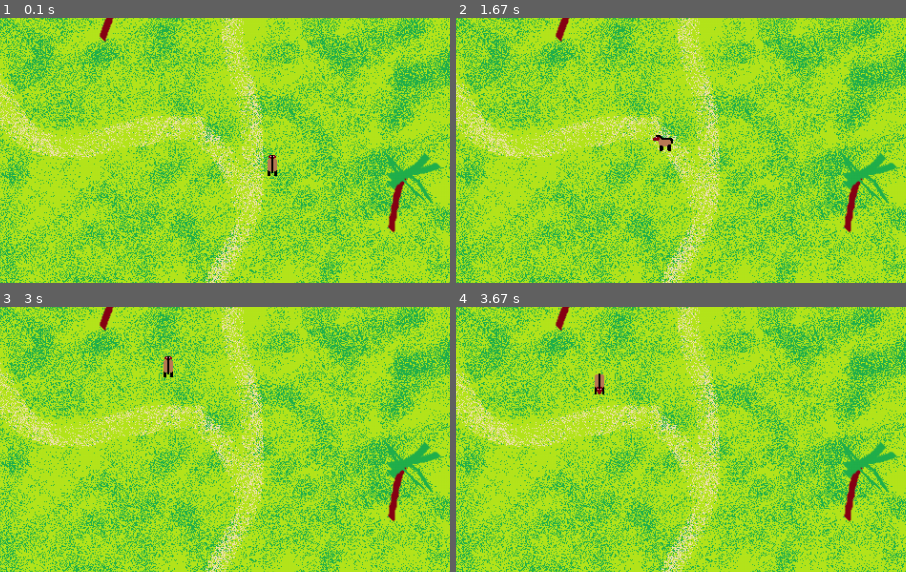
Above: before the commit, frames 1-4 (two rows, left to right).
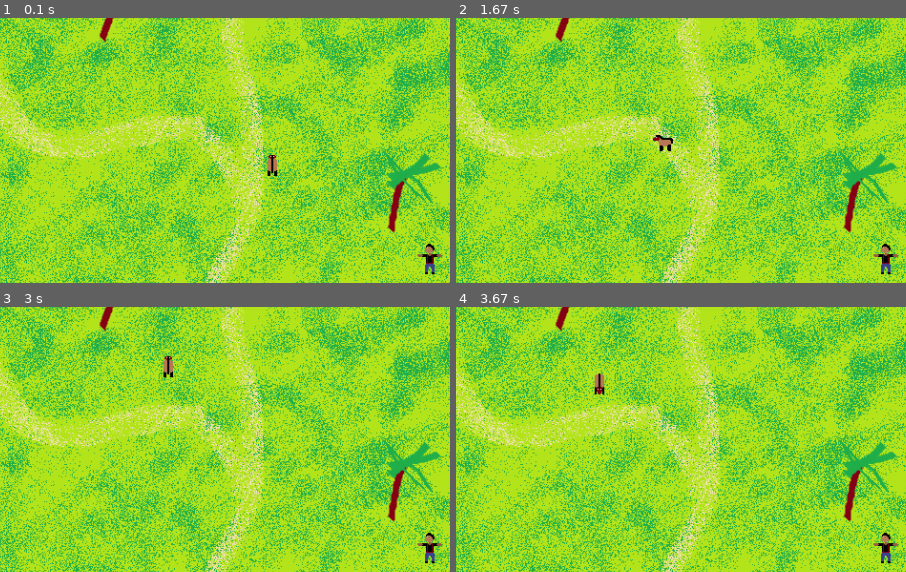
Above: after the commit, the same moments.

Repository: jonoreilly/python
Game: pygame game, started from pygame/AoE/AoE.py
Same seed, same stepped clock (60 frames per second), same inputs: the game is played once before the commit and once after it.
Inputs (mouse positions are % of the whole screen's width and height, from its top left):
- Up to frame 1 (0.1 s): no input
- Up to frame 2 (1.67 s): right-click (19, 35) at 0.38 s
- Up to frame 3 (3 s): right-click (34, 17) at 1.72 s
- Up to frame 4 (3.67 s): right-click (22, 61) at 3.12 s
The pictures show only the part of the screen within x 20-70%, y 24-74%; the shares and areas given below are measured in that part.

The runs differ from the first frame. In frame 1, 0.3% of the frame differs, in the area x 92-99%, y 84-97%; in frame 2, 0.3%; in frame 3, 0.3%; in frame 4, 0.3%.

Commit message:
added enemies, death and mouse anymations

Diff:
--- a/pygame/AoE/AoE.py
+++ b/pygame/AoE/AoE.py
@@ -3,6 +3,8 @@
 import os
 import time
 import math
+
+
 
 
 
@@ -14,71 +16,245 @@
 pygame.display.set_caption("Age of Empires :  Popeye returns")
 clock = pygame.time.Clock()
 
+#all objects
+items = []
+
+class cursor():
+    def __init__(self):
+        self.size = (24,24)
+        self.point = (7,7)
+        self.hand = [[
+            "                        ",
+            "   BB                   ",
+            "  BWWB                  ",
+            " BWWWWB       BB        ",
+            " BWWWWWB     BWWB       ",
+            "  BWWWWWB   BBWWWB      ",
+            "   BWWWWWB BWWBWWWB     ",
+            "    BWWWWWBWWWWWWWB     ",
+            "     BWWWWWBWWWWWWWB    ",
+            "      BWWWWWWWWWWWWB    ",
+            "       BWWWWWWWWWWWWB   ",
+            "      BWBWWWWWWWWWWWB   ",
+            "     BWWWBWWWWWWWWWWB   ",
+            "     BWWWBBWWWWWWWWWWBB ",
+            "     BWWWWWWWWWWWWWWBWWB",
+            "      BWWWWWWWWWWWWBWWB ",
+            "      BWWWWWWWWWWWBWWB  ",
+            "       BBWWWWWWWWBWWB   ",
+            "         BBBWWWWBWWB    ",
+            "            BBWBWWB     ",
+            "              BWWB      ",
+            "              BWB       ",
+            "               B        ",
+            "                        "],[
+            "                        ",
+            "                        ",
+            "                        ",
+            "     BB       BB        ",
+            "    BWWB     BWWB       ",
+            "   BWWWWB   BBWWWB      ",
+            "  BWWWWWWB BWWBWWWB     ",
+            "  BWWBWWWWBWWWWWWWB     ",
+            "   BBBWWWWWBWWWWWWWB    ",
+            "      BWWWWWWWWWWWWB    ",
+            "       BWWWWWWWWWWWWB   ",
+            "      BWBWWWWWWWWWWWB   ",
+            "     BWWWBWWWWWWWWWWB   ",
+            "     BWWWBBWWWWWWWWWWBB ",
+            "     BWWWWWWWWWWWWWWBWWB",
+            "      BWWWWWWWWWWWWBWWB ",
+            "      BWWWWWWWWWWWBWWB  ",
+            "       BBWWWWWWWWBWWB   ",
+            "         BBBWWWWBWWB    ",
+            "            BBWBWWB     ",
+            "              BWWB      ",
+            "              BWB       ",
+            "               B        ",
+            "                        "]]
+
+        self.sword = [[
+            "          B             ",
+            "         BWB            ",
+            "        BWWB            ",
+            "        BWWB            ",
+            "        BWWB            ",
+            "       BWWB    B        ",
+            "       BWWB   BWB       ",
+            "       BWWB   BWB       ",
+            "      BWWB    BWB       ",
+            "      BWWB    BWWB      ",
+            "      BWWB     BWB      ",
+            "     BWWB      BWB BB   ",
+            "     BWWB       BBBBB   ",
+            " BB  BWWB      BBBB     ",
+            " BBBBWWB      BBBBB     ",
+            "  BBBBBB      BB  BB    ",
+            "   BBBBBB         BB    ",
+            "    BBBBBB              ",
+            "   BBB  BB              ",
+            "   BBB                  ",
+            "  BBB                   ",
+            "                        ",
+            "                        ",
+            "                        "],[
+            "                    BB  ",
+            "       B     BB    BB   ",
+            "       BB   BB          ",
+            "            B           ",
+            "            B     BB    ",
+            " BB    B        BBWB    ",
+            "  BB  BBBB     BWWWB    ",
+            "      BWWBB  BBWWWB     ",
+            "      BBWWBBBWWWWWB  BBB",
+            "       BWWWBWWWWWB      ",
+            "       BBWBWWWWWB       ",
+            "  B     BBWWWWWB        ",
+            " BBB   BBWWWWWBB        ",
+            " BBBB BBWWWWBBWBBB      ",
+            "  BBBBBWWWWBBBWWWBB  BB ",
+            "   BBBWWWWB  BBWWWBBBBB ",
+            "   BBBWWWB    BBWWBBBB  ",
+            "  BBBBBWB      BBBBBB   ",
+            " BBBBBBB        BBBBBB  ",
+            "BBBBBBBBBB     BBB BBBB ",
+            "BBBBBB BBB     BB   BBB ",
+            " BBB                    ",
+            "  B                     ",
+            "                        "
+            ]]
+        self.handmask = pygame.cursors.compile(self.hand[0],black="B",white="W",xor="o"), pygame.cursors.compile(self.hand[1],black="B",white="W",xor="o")
+        self.swordmask = pygame.cursors.compile(self.sword[0],black="B",white="W",xor="o"), pygame.cursors.compile(self.sword[1],black="B",white="W",xor="o")
+
+        self.mask = self.handmask
+        self.data,self.maskd = self.mask[0]
+        pygame.mouse.set_cursor(self.size, self.point, self.data, self.maskd)
+
+    def pressed(self):
+        self.data,self.maskd = self.mask[1]
+        pygame.mouse.set_cursor(self.size, self.point, self.data,self.maskd)
+
+    def released(self):
+        self.data,self.maskd = self.mask[0]
+        pygame.mouse.set_cursor(self.size, self.point, self.data,self.maskd)
+
 def refresh():
     pygame.display.flip()
     screen.blit(background,(0,0))
 
 #load image with all 8 directions 0-up 2-right
 class MOB():
-    def __init__(self):
+    def __init__(self, team, pos):
+        items.append(self)
+        self.team = team
         self.images = []
-        for i in range(0,4):
-            self.images.append(pygame.image.load("caballo" + str(i) + ".png"))
-        self.index = 0
+        if self.team == "player":
+            for i in range(0,4):
+                self.images.append(pygame.image.load("caballo" + str(i) + ".png"))
+            self.index = 0
+            self.image = self.images[self.index]
+        else:
+            self.image = pygame.image.load("persona.png")
+        self.speed = 1
+        self.attack = False
+        self.target = None
+        self.direction = [0,1]
+        self.steps = 0
+        self.hitbox = self.image.get_rect()
+        self.death = pygame.image.load("sangre.png")
+        self.pos = pos
+        self.status = "alive"
+
+
+    def skin(self):
         self.image = self.images[self.index]
-        self.pos = [size[0]/2,size[1]/2]
-        self.speed = 1
-        self.steps = 0
-        self.direction = [0,1]
-
+        self.hitbox = self.image.get_rect()
 
     def draw(self):
         screen.blit(self.image,self.pos)
 
     def setdirection(self, direction):
-        diference = [direction[0] - self.pos[0], direction[1] - self.pos[1]]
-        distance = math.sqrt(diference[0]**2 + diference[1]**2)
-        if abs(diference[0]) > abs(diference[1]):
-            if diference[0] > 0:
-                self.index = 1
+        if self.status == "alive":
+            diference = [direction[0] - self.pos[0], direction[1] - self.pos[1]]
+            distance = math.sqrt(diference[0]**2 + diference[1]**2)
+            if abs(diference[0]) > abs(diference[1]):
+                if diference[0] > 0:
+                    self.index = 1
+                else:
+                    self.index = 3
+            elif abs(diference[0]) < abs(diference[1]):
+                if diference[1] > 0:
+                    self.index = 2
+                else:
+                    self.index = 0
+            self.skin()
+            self.direction[0] = (diference[0]/(distance/self.speed))
+            self.direction[1] = (diference[1]/(distance/self.speed))
+            self.steps = (distance/self.speed)
+
+    def move(self):
+        if self.status == "alive":
+            if self.steps > 0:
+                self.pos[0] += self.direction[0]
+                self.pos[1] += self.direction[1]
+                self.steps -= 1
+            elif self.attack:
+                self.target.die()
+        self.draw()
+
+    def die(self):
+        self.status = "dead"
+        self.image = self.death
+        self.draw()
+
+
+
+
+def readmouse(mouse,player):
+    attacking = False
+    for item in items:
+        if item.team == "enemy":
+            print("Mouse :  "+str(pygame.mouse.get_pos()) +"    Enemy :  "+str(item.pos)+"      Hitbox :  "+str(item.hitbox))
+            if item.pos[0] <  pygame.mouse.get_pos()[0] < item.pos[0] + item.hitbox[2]:
+                if item.pos[1] <  pygame.mouse.get_pos()[1] < item.pos[1] + item.hitbox[3]:
+                    mouse.mask = mouse.swordmask
+                    enemy = item
+                else:
+                    mouse.mask = mouse.handmask
             else:
-                self.index = 3
-        elif abs(diference[0]) < abs(diference[1]):
-            if diference[1] > 0:
-                self.index = 2
-            else:
-                self.index = 0
-        self.image = self.images[self.index]
-        self.direction[0] = (diference[0]/(distance/self.speed))
-        self.direction[1] = (diference[1]/(distance/self.speed))
-        self.steps = (distance/self.speed)
-
-    def move(self):
-        if self.steps > 0:
-            self.pos[0] += self.direction[0]
-            self.pos[1] += self.direction[1]
-            self.steps -= 1
-        self.draw()
-
-
-def readmouse(player):
+                mouse.mask = mouse.handmask
+
     for event in pygame.event.get():
         if event.type == pygame.MOUSEBUTTONDOWN and event.button == 3:  #1-left, 2-wheel, 3-right
-             player.setdirection(pygame.mouse.get_pos())
+            player.setdirection(pygame.mouse.get_pos())
+            mouse.pressed()
+            if mouse.mask == mouse.swordmask:
+                player.attack = True
+                player.target = enemy
+            else:
+                player.attack = False
+                player.target = None
+        if event.type == pygame.MOUSEBUTTONUP and event.button == 3:
+            mouse.released()
         if event.type == pygame.KEYDOWN:
             if event.key == pygame.K_ESCAPE:
                 pygame.quit()
                 quit()
+    if not pygame.mouse.get_pressed()[2]:
+        mouse.released()
 
 def game():
     refresh()
-    caballo = MOB()
+    mouse = cursor()
+    persona = MOB("enemy", [size[0]/1.5, size[1]/1.5])
+    caballo = MOB("player", [size[0]/2,size[1]/2])
     caballo.draw()
     refresh()
     while True:
         clock.tick(60)
-        readmouse(caballo)
-        caballo.move()
+        readmouse(mouse,caballo)
+        for item in items:
+            item.move()
         refresh()
 
 
Binary file added: pygame/AoE/data/cursor_fight.png
Binary file added: pygame/AoE/data/cursor_fight_pressed.png
Binary file added: pygame/AoE/data/cursor_hand.png
Binary file added: pygame/AoE/data/cursor_hand_pressed.png
Binary file added: pygame/AoE/persona.png
Binary file added: pygame/AoE/sangre.png
